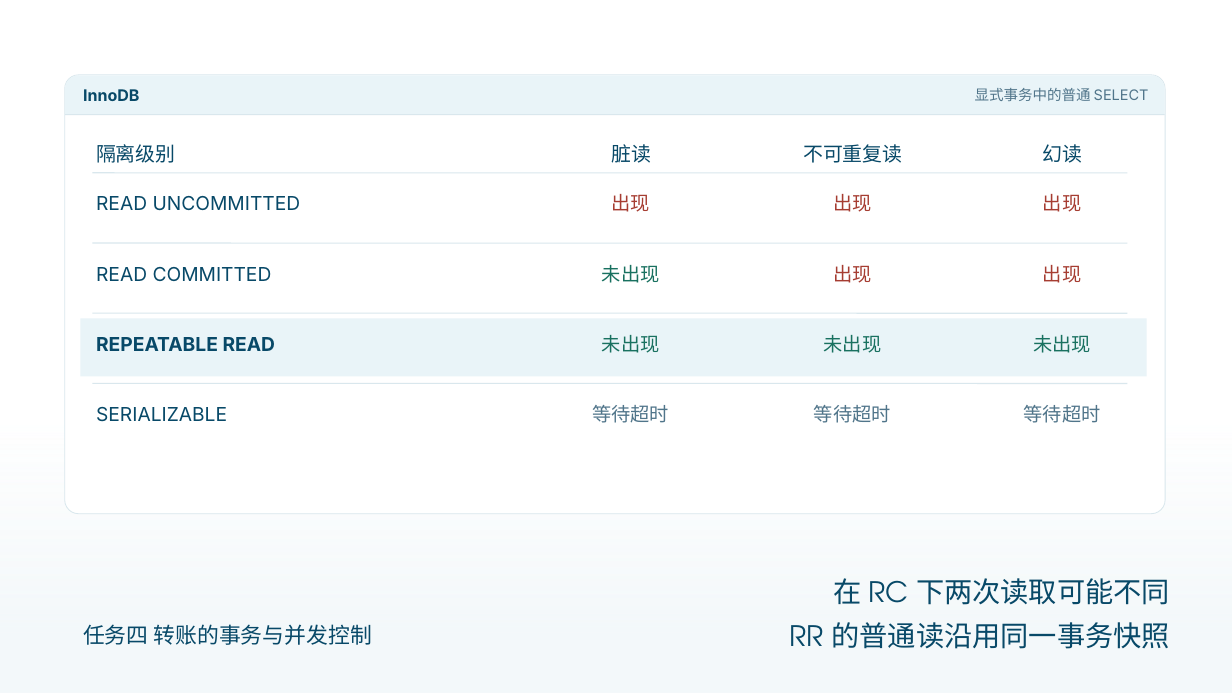
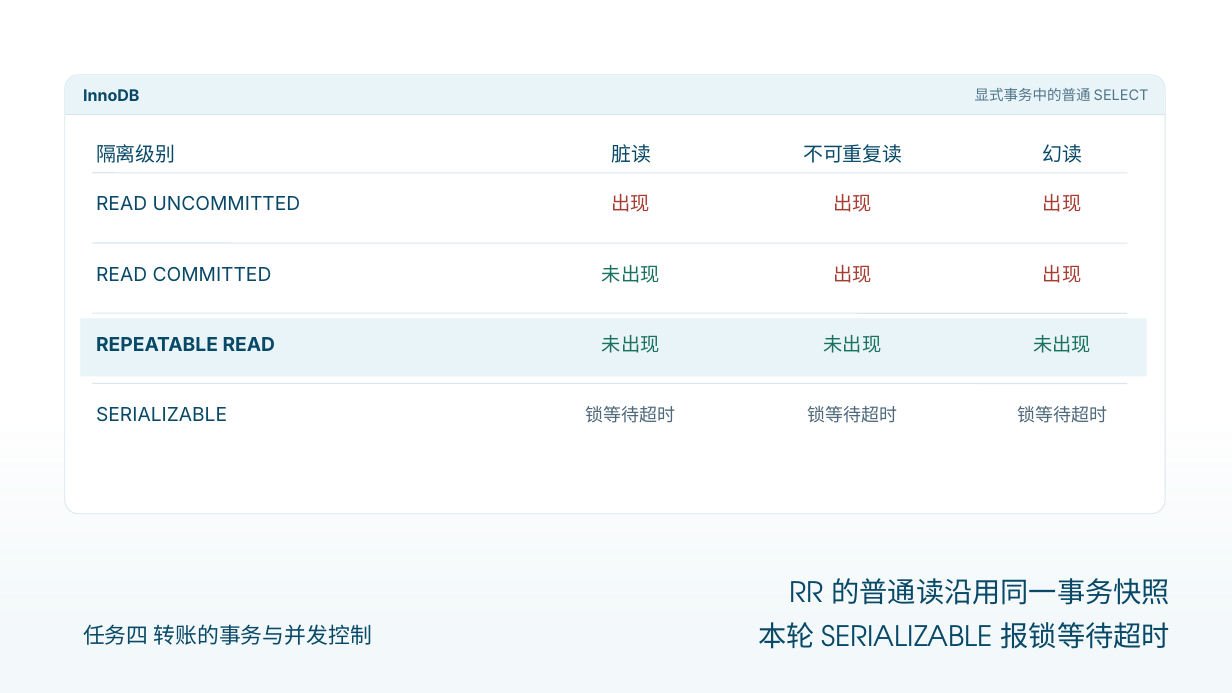
Before and after one commit to AurLemon/pageslip-demo, a slide deck: slide 9 of presentations/task-4-transactions.pptx. Drawn at 1232x693 pixels with LibreOffice and Linux fonts; fonts in the diff are those of the drawing. Boxes give left, top, right and bottom in pixels: in the first picture for what was removed or moved away, otherwise in the second. Text is boxed around its words. In the diff, an @@ line names an element or a change of style, - is before the commit and + after.

```diff
--- a/presentations/task-4-transactions.pptx
+++ b/presentations/task-4-transactions.pptx
@@ text at bbox=[586, 406, 676, 423]: text changed; size 15 to 14 pt; font Roboto to TeX Gyre Adventor; text colour #50758A to #4E687A @@
-等待超时
+锁等待超时
@@ text at bbox=[807, 406, 897, 423]: text changed; size 15 to 14 pt; font Roboto to TeX Gyre Adventor; text colour #50758A to #4E687A @@
-等待超时
+锁等待超时
@@ text at bbox=[1017, 406, 1107, 423]: text changed; size 15 to 14 pt; font Roboto to TeX Gyre Adventor; text colour #50758A to #4E687A @@
-等待超时
+锁等待超时
@@ text "RR 的普通读沿用同一事务快照": place and size @@
-text "RR 的普通读沿用同一事务快照" at bbox=[790, 622, 1170, 649]
+text "RR 的普通读沿用同一事务快照" at bbox=[790, 578, 1170, 605]
@@ text removed at bbox=[834, 578, 1170, 605] @@
-在 RC 下两次读取可能不同
@@ text added at bbox=[759, 622, 1170, 649], 22 pt, text #084968 @@
+本轮 SERIALIZABLE 报锁等待超时
```
Also in this commit, not shown: 13 other slides changed, 1 other file.
